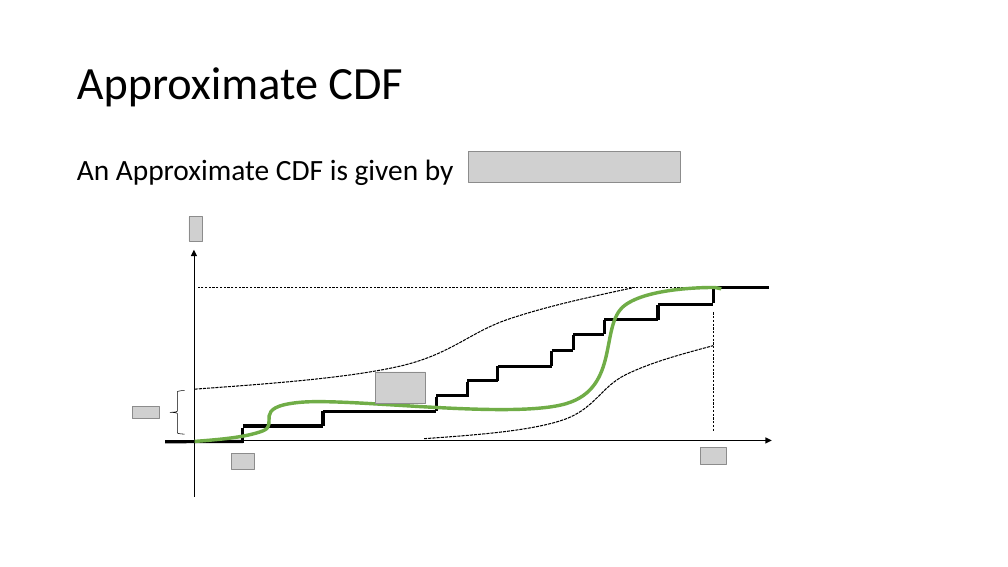
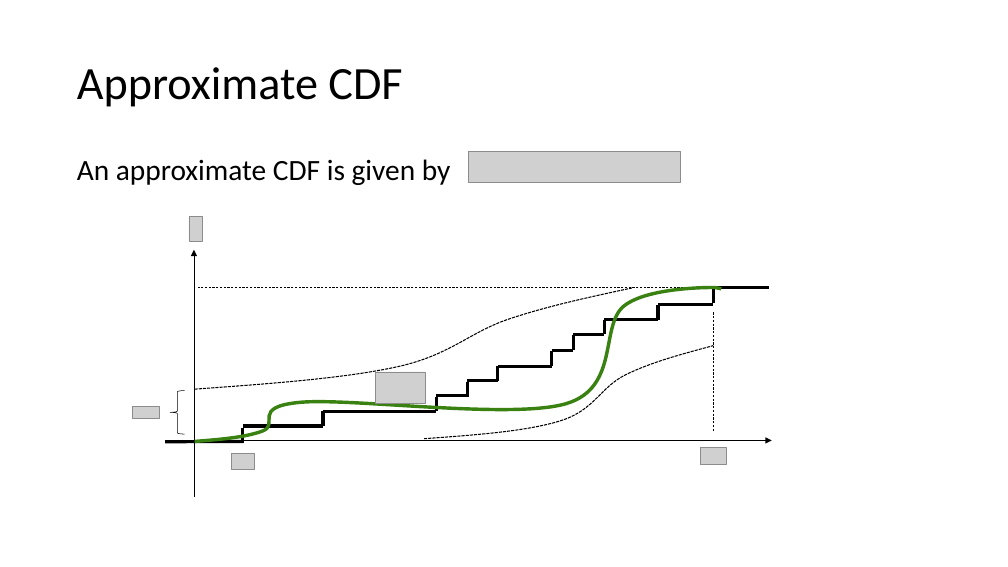
Before and after one commit to zkarnin/density_sketch, a slide deck: slide 7 of presentation.pptx (slide 5 before the commit). Drawn at 1008x567 pixels with LibreOffice and Linux fonts; fonts in the diff are those of the drawing; grey boxes stand for pictures; background and template pictures are left out. Boxes give left, top, right and bottom in pixels: in the first picture for what was removed or moved away, otherwise in the second. Text is boxed around its words. In the diff, an @@ line names an element or a change of style, - is before the commit and + after.

```diff
--- a/presentation.pptx
+++ b/presentation.pptx
@@ text at [77,159,451,185]: text changed @@
-An Approximate CDF is given by
+An approximate CDF is given by
@@ freeform shape at [194,287,721,442]: outline #70AD47 3.25 pt to #398212 3.25 pt @@
```
Also in this commit, not shown: 4 other slides changed, 3 slides added, 1 slide removed.
